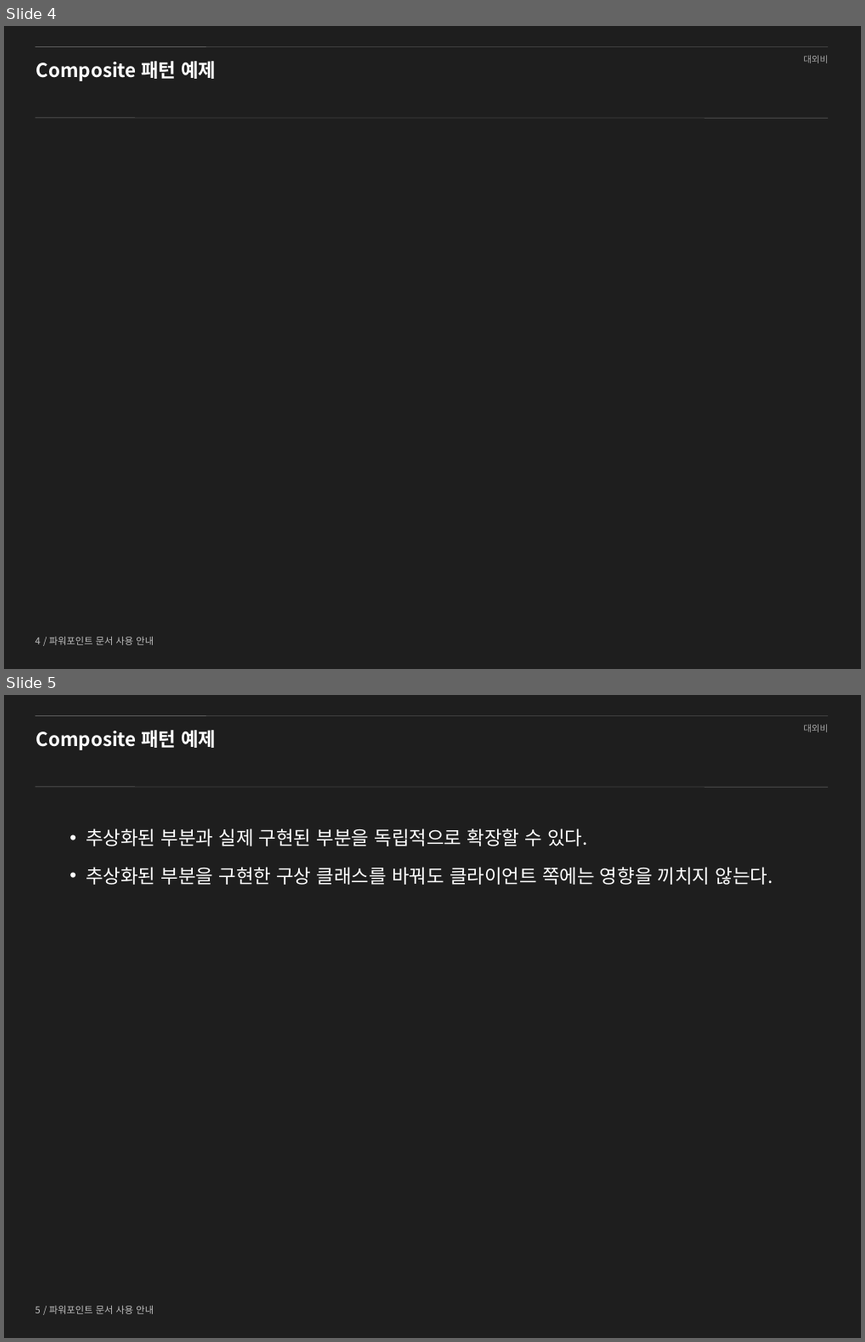
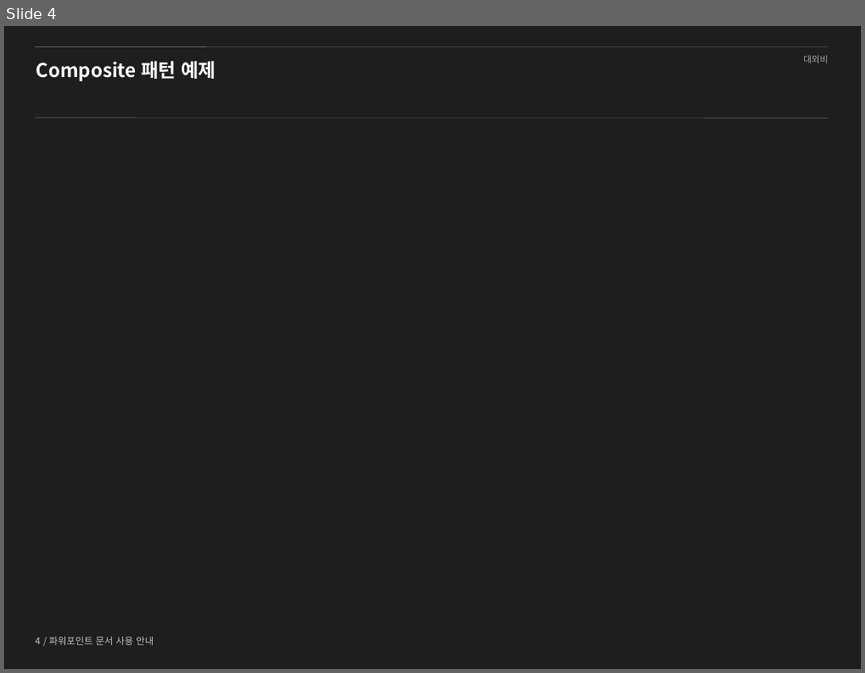
Before and after one commit to shyr/designpattern, a slide deck: src/_ppt/ch11.pptx. Shown one above the other, each under a label of ours: slides 4 and 5 before the commit, slide 4 after it. The pictures are 865x1342 and 865x673 pixels, drawn with LibreOffice and Linux fonts; fonts in the diff are those of the drawing; background and template pictures are left out. Boxes give left, top, right and bottom in pixels: in the first picture for what was removed or moved away, otherwise in the second. Text is boxed around its words. In the diff, an @@ line names an element or a change of style, - is before the commit and + after.

```diff
--- a/src/_ppt/ch11.pptx
+++ b/src/_ppt/ch11.pptx
@@ slide 5 removed at <box>4,695,861,1338</box>, background #1E1E1E; not listed: 4 template elements that a slide beside it also shows @@
@@ title removed at <box>36,730,216,750</box> @@
-Composite 패턴 예제
@@ text removed at <box>86,828,773,885</box> @@
-• 추상화된 부분과 실제 구현된 부분을 독립적으로 확장할 수 있다.
-• 추상화된 부분을 구현한 구상 클래스를 바꿔도 클라이언트 쪽에는 영향을 끼치지 않는다.
```
Also in this commit, not shown: 1 slide changed, 4 other slides removed, 1 other file.
